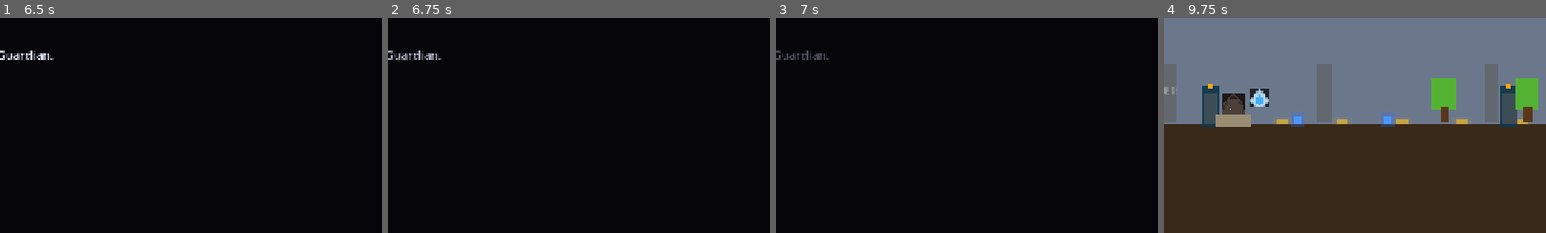
Above: before the commit, frames 1-4 (left to right).
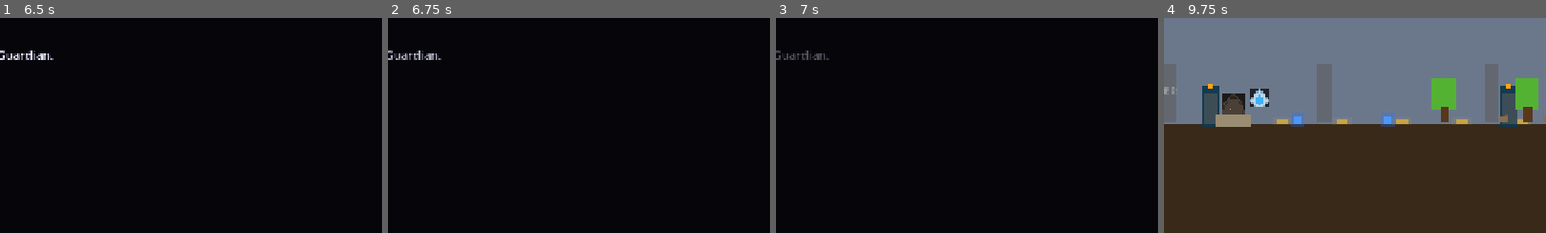
Above: after the commit, the same moments.

Repository: elliswalker/guardian-rising-game
Game: Godot game, scene res://scenes/world/opening.tscn
Two runs of this game, one before a commit and one after it. Both use one fixed random seed, a clock stepped at 60 frames per second and the inputs below.
Inputs:
- Up to frame 1 (6.5 s): tap Enter at 0.5, 2, 4.25 s; hold E (ability) 0.53-1.28 s; hold D (move_right) 0.53-2.03 s; tap Space (action) at 1.25, 1.35, 2.75, 2.85, 4.35, 5, 5.85 s; hold A (move_left) 2.03-2.78 s; hold E (ability) 2.03-2.78 s; hold D (move_right) 2.78-4.28 s; hold E (ability) 3.53-4.28 s; hold A (move_left) 4.28-5.03 s; hold D (move_right) 5.03-5.78 s; hold E (ability) 5.03-5.78 s; hold A (move_left) from 5.78 s (still down)
- Up to frame 2 (6.75 s): keep holding A (move_left); hold E (ability) from 6.53 s (still down)
- Up to frame 3 (7 s): keep holding A (move_left); keep holding E (ability)
- Up to frame 4 (9.75 s): release A (move_left) at 7.28 s; release E (ability) at 7.28 s; hold D (move_right) 7.28-9.53 s; tap Space (action) at 7.35, 8.85 s; hold E (ability) 8.03-8.78 s; hold A (move_left) from 9.53 s (still down); hold E (ability) from 9.53 s (still down)
The pictures show only the part of the screen within x 50-100%, y 41-91%; the shares and areas given below are measured in that part.

Frames 1-3 are identical in both runs. In frame 4, less than 0.1% of the frame differs, in the area x 88-100%, y 44-49%.

Commit message:
Income engine: wildlife hunting for redjacks + sweeperbot passive trickle
Fixes #13 — Kingdom economies scale; GR income was pickup-scavenging only.

Wildlife: 3-4 small critters roam the field each day (one more from day 3).
They wander near a home point, bolt when a redjack closes within 30px, and
vanish at dusk before the Fallen arrive. One hit kills; drops 12-24 glimmer.

Redjack hunting: patrol now has a day job — with no enemies in range,
redjacks chase and hunt the nearest wildlife within 80px, using the normal
attack cadence. Enemy detection still preempts hunting, so pulling
redjacks into combat visibly costs income (the Kingdom archer trade-off).

Sweeperbot trickle: with no caches left to collect, a sweeperbot idling at
the encampment generates 2 glimmer every 4s — farms keep ticking even on
a picked-clean field.

Co-Authored-By: Claude Sonnet 4.6 <noreply@anthropic.com>

Diff:
--- /dev/null
+++ b/scenes/world/wildlife.tscn
@@ -0,0 +1,20 @@
+[gd_scene load_steps=2 format=3]
+
+[ext_resource type="Script" path="res://scripts/world/wildlife.gd" id="1"]
+
+[node name="Wildlife" type="Node2D"]
+script = ExtResource("1")
+
+[node name="Body" type="ColorRect" parent="."]
+offset_left = -3.0
+offset_top = -3.0
+offset_right = 3.0
+offset_bottom = 1.0
+color = Color(0.55, 0.42, 0.28, 1.0)
+
+[node name="Ear" type="ColorRect" parent="."]
+offset_left = 1.0
+offset_top = -5.0
+offset_right = 3.0
+offset_bottom = -3.0
+color = Color(0.48, 0.36, 0.24, 1.0)
--- a/scripts/world/earth_highway.gd
+++ b/scripts/world/earth_highway.gd
@@ -11,6 +11,7 @@
 const PORTAL_SCENE    := preload("res://scenes/world/portal.tscn")
 const SERVITOR_SCENE  := preload("res://scenes/enemies/servitor.tscn")
 const FLAG_SCENE      := preload("res://scenes/world/attack_flag.tscn")
+const WILDLIFE_SCENE  := preload("res://scenes/world/wildlife.tscn")
 
 const MAX_DORMANT_FRAMES := 6
 # Far-field positions — recruitable during day but exposed at night
@@ -104,6 +105,7 @@
 		_update_sun()
 	_spawn_day_caches()
 	_spawn_day_dregs()
+	_spawn_day_wildlife()
 	if day > 1:
 		_try_spawn_frame()
 	GameState.day_started.emit(day)
@@ -256,6 +258,13 @@
 		dreg.global_position = Vector2(randf_range(DAY_DREG_MIN_X, DAY_DREG_MAX_X), 136.0)
 		add_child(dreg)
 
+func _spawn_day_wildlife() -> void:
+	var count: int = 3 + (1 if GameState.day_number >= 3 else 0)
+	for i in count:
+		var critter: Node2D = WILDLIFE_SCENE.instantiate() as Node2D
+		critter.position = Vector2(randf_range(220.0, 700.0), 147.0)
+		add_child(critter)
+
 func _spawn_dreg_pack(count: int) -> void:
 	var day: int = GameState.day_number
 	for i in count:
--- a/scripts/world/guardian.gd
+++ b/scripts/world/guardian.gd
@@ -50,6 +50,11 @@
 const UPGRADE_COST := 50
 # How often a defending redjack checks if its wall is still standing
 const GUARD_SCAN_INTERVAL := 0.5
+# Redjacks hunt wildlife on patrol — the Kingdom archer income role
+const WILDLIFE_HUNT_RANGE := 80.0
+# Idle sweeperbots near the encampment trickle passive glimmer
+const SWEEP_TRICKLE_INTERVAL := 4.0
+const SWEEP_TRICKLE_AMOUNT   := 2
 
 const COLOR_DORMANT  := Color(0.35, 0.35, 0.35, 0.6)
 const COLOR_WAITING  := Color(0.75, 0.75, 0.75, 1.0)
@@ -84,6 +89,7 @@
 var _is_upgrading: bool = false
 var _tower: Node2D = null
 var _guard_scan_timer: float = 0.0
+var _trickle_timer: float = 0.0
 
 func _ready() -> void:
 	add_to_group("frame_npc")
@@ -570,11 +576,25 @@
 			furthest_x = maxf(furthest_x, wn.global_position.x - 15.0)
 	return furthest_x
 
-func _do_patrol(_delta: float) -> void:
+func _do_patrol(delta: float) -> void:
 	var enemy: Node2D = _find_nearest_enemy(ENEMY_DETECT_RANGE)
 	if enemy:
 		_target_enemy = enemy
 		state = State.ENGAGE
+		return
+	# No threats — hunt wildlife for glimmer (income is the patrol's day job)
+	_attack_timer -= delta
+	var prey: Node2D = _find_nearest_wildlife()
+	if prey:
+		var dist: float = global_position.distance_to(prey.global_position)
+		if dist <= ATTACK_RANGE_ENGAGE:
+			velocity.x = 0.0
+			if _attack_timer <= 0.0:
+				_attack_timer = ATTACK_COOLDOWN
+				prey.call("take_damage", 1)
+				_flash_attack()
+		else:
+			velocity.x = sign(prey.global_position.x - global_position.x) * PATROL_SPEED
 		return
 	var left_bound: float = GameState.ENCAMPMENT_X + 25.0
 	var right_bound: float = _patrol_right_bound()
@@ -584,6 +604,19 @@
 		_patrol_dir = 1.0
 	velocity.x = _patrol_dir * PATROL_SPEED
 
+func _find_nearest_wildlife() -> Node2D:
+	var nearest: Node2D = null
+	var nearest_dist: float = WILDLIFE_HUNT_RANGE
+	for w: Node in get_tree().get_nodes_in_group("wildlife"):
+		var wn: Node2D = w as Node2D
+		if not wn or not is_instance_valid(wn):
+			continue
+		var dist: float = global_position.distance_to(wn.global_position)
+		if dist < nearest_dist:
+			nearest_dist = dist
+			nearest = wn
+	return nearest
+
 # ── Engage ────────────────────────────────────────────────────────────────────
 
 func _do_engage(delta: float) -> void:
@@ -617,6 +650,13 @@
 	else:
 		var diff: float = GameState.ENCAMPMENT_X - global_position.x
 		velocity.x = 0.0 if abs(diff) < 15.0 else sign(diff) * SWEEP_SPEED
+		# Idle at the encampment with nothing to collect — sweep the grounds
+		if abs(diff) < 15.0:
+			_trickle_timer += delta
+			if _trickle_timer >= SWEEP_TRICKLE_INTERVAL:
+				_trickle_timer = 0.0
+				GameState.add_glimmer(SWEEP_TRICKLE_AMOUNT)
+				_flash_attack()
 
 func _find_nearest_cache() -> Node2D:
 	var nearest: Node2D = null
--- /dev/null
+++ b/scripts/world/wildlife.gd
@@ -0,0 +1,80 @@
+extends Node2D
+
+# Wildlife — small scavenger critters that roam the field during the day.
+# Redjacks hunt them on patrol for glimmer (the Kingdom archer income role).
+# They vanish at dusk.
+
+const WANDER_SPEED   := 5.0
+const FLEE_SPEED     := 16.0
+const FLEE_RANGE     := 30.0   # bolts when a redjack gets this close
+const WANDER_BOUND   := 60.0   # stays within this range of its spawn point
+const GLIMMER_MIN    := 12
+const GLIMMER_MAX    := 24
+const WANDER_CHANGE_MIN := 1.2
+const WANDER_CHANGE_MAX := 3.0
+
+@onready var _body: ColorRect = $Body
+
+var _home_x: float = 0.0
+var _dir: float = 1.0
+var _wander_timer: float = 0.0
+var _dead: bool = false
+
+func _ready() -> void:
+	add_to_group("wildlife")
+	_home_x = global_position.x
+	_dir = [-1.0, 1.0][randi() % 2]
+	_wander_timer = randf_range(WANDER_CHANGE_MIN, WANDER_CHANGE_MAX)
+	GameState.dusk_triggered.connect(_on_dusk_triggered)
+
+func _process(delta: float) -> void:
+	if _dead:
+		return
+	var hunter: Node2D = _nearest_hunter()
+	if hunter and global_position.distance_to(hunter.global_position) < FLEE_RANGE:
+		# bolt away from the hunter — catchable, but it takes a chase
+		_dir = sign(global_position.x - hunter.global_position.x)
+		if _dir == 0.0:
+			_dir = 1.0
+		global_position.x += _dir * FLEE_SPEED * delta
+	else:
+		_wander_timer -= delta
+		if _wander_timer <= 0.0:
+			_wander_timer = randf_range(WANDER_CHANGE_MIN, WANDER_CHANGE_MAX)
+			_dir = [-1.0, 1.0][randi() % 2]
+		global_position.x += _dir * WANDER_SPEED * delta
+	# spring back toward home range
+	if abs(global_position.x - _home_x) > WANDER_BOUND:
+		_dir = sign(_home_x - global_position.x)
+	if _body:
+		_body.scale.x = -1.0 if _dir < 0.0 else 1.0
+
+func _nearest_hunter() -> Node2D:
+	var nearest: Node2D = null
+	var nearest_dist: float = FLEE_RANGE
+	for r: Node in get_tree().get_nodes_in_group("redjacks"):
+		var rn: Node2D = r as Node2D
+		if rn and is_instance_valid(rn):
+			var dist: float = global_position.distance_to(rn.global_position)
+			if dist < nearest_dist:
+				nearest_dist = dist
+				nearest = rn
+	return nearest
+
+func take_damage(_amount: int) -> void:
+	if _dead:
+		return
+	_dead = true
+	GameState.add_glimmer(randi_range(GLIMMER_MIN, GLIMMER_MAX))
+	var tween: Tween = create_tween()
+	tween.tween_property(self, "modulate:a", 0.0, 0.25)
+	tween.tween_callback(queue_free)
+
+func _on_dusk_triggered(_day: int) -> void:
+	# fauna clears out before the Fallen arrive
+	if _dead:
+		return
+	_dead = true
+	var tween: Tween = create_tween()
+	tween.tween_property(self, "modulate:a", 0.0, 1.5)
+	tween.tween_callback(queue_free)
